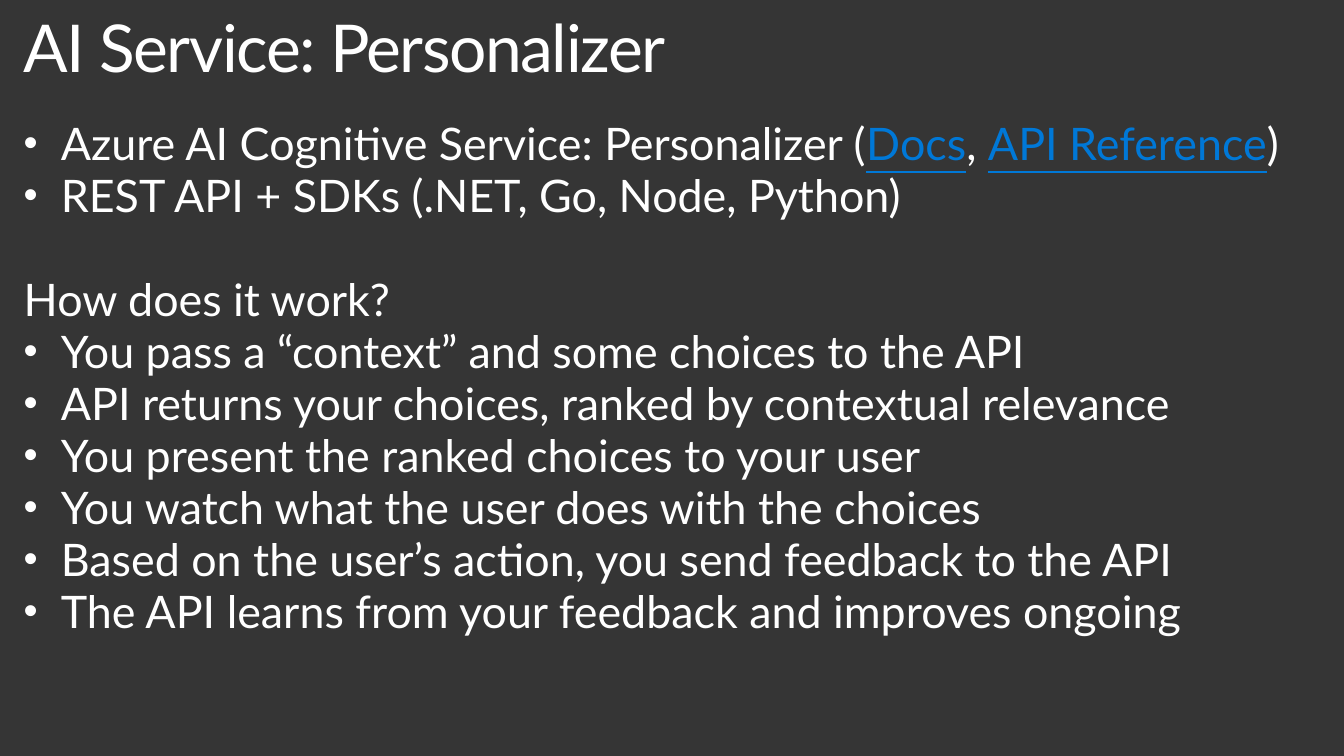
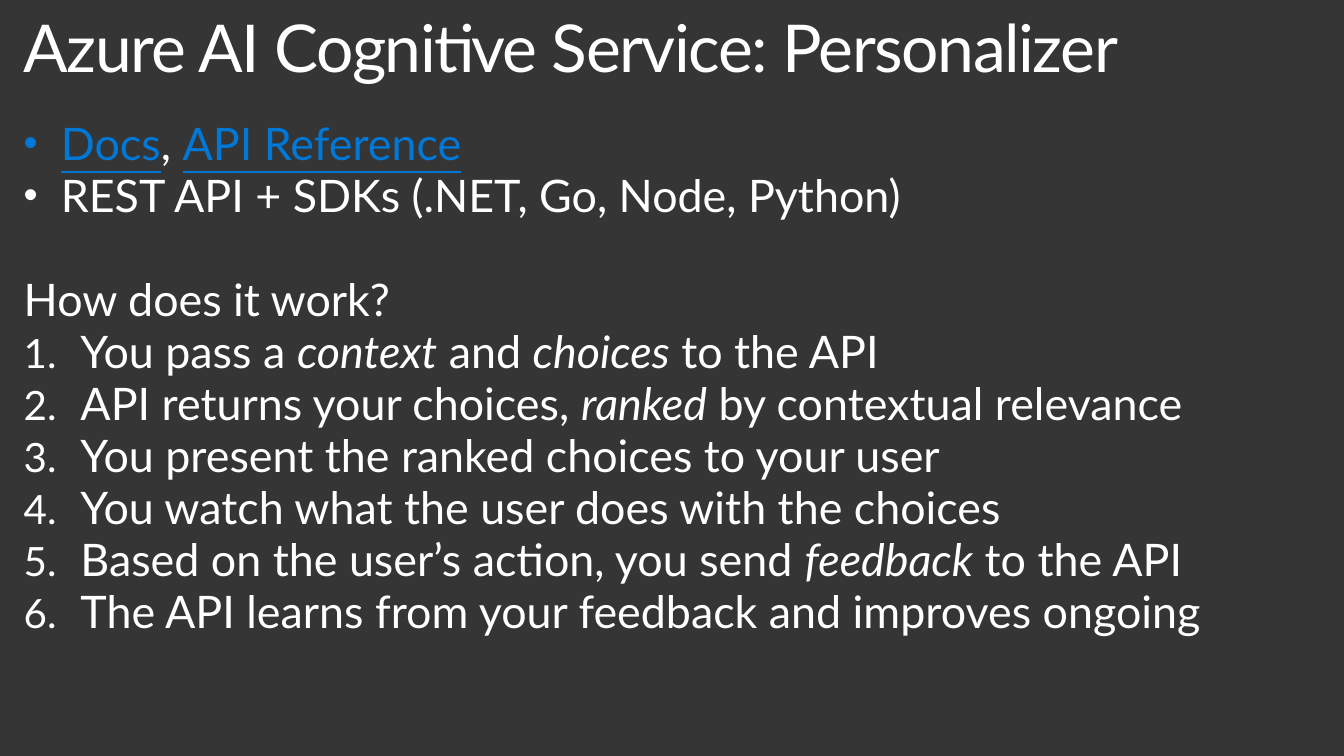
Before and after one commit to plzm/events, a slide deck: slide 8 of GraniteStateCodeCamp2019/gscc19-pelazem.pptx (slide 11 before the commit). Drawn at 1344x756 pixels with LibreOffice and Linux fonts; fonts in the diff are those of the drawing; background and template pictures are left out. Boxes give left, top, right and bottom in pixels: in the first picture for what was removed or moved away, otherwise in the second. Text is boxed around its words. In the diff, an @@ line names an element or a change of style, - is before the commit and + after.

```diff
--- a/GraniteStateCodeCamp2019/gscc19-pelazem.pptx
+++ b/GraniteStateCodeCamp2019/gscc19-pelazem.pptx
@@ title at bbox=[24, 23, 1118, 84]: text changed @@
-AI Service: Personalizer
+Azure AI Cognitive Service: Personalizer
@@ text at bbox=[61, 127, 461, 166]: text changed; text colour #FFFFFF to #0078D7 @@
-• Azure AI Cognitive Service: Personalizer (Docs, API Reference)
+• Docs, API Reference
@@ text at bbox=[80, 335, 879, 376]: text changed @@
-• You pass a “context” and some choices to the API
+1. You pass a context and choices to the API
@@ text at bbox=[80, 387, 1201, 636]: italic on in "ranked", "feedback"; bullet • to 1. @@
```
Also in this commit, not shown: 1 other slide changed, 2 slides added, 7 slides removed, 1 other file.
